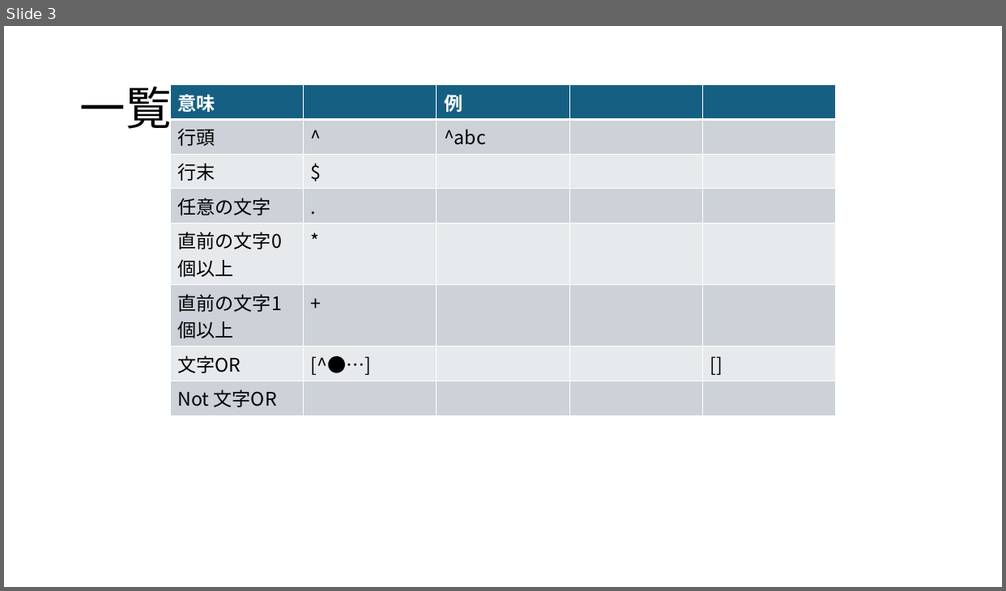
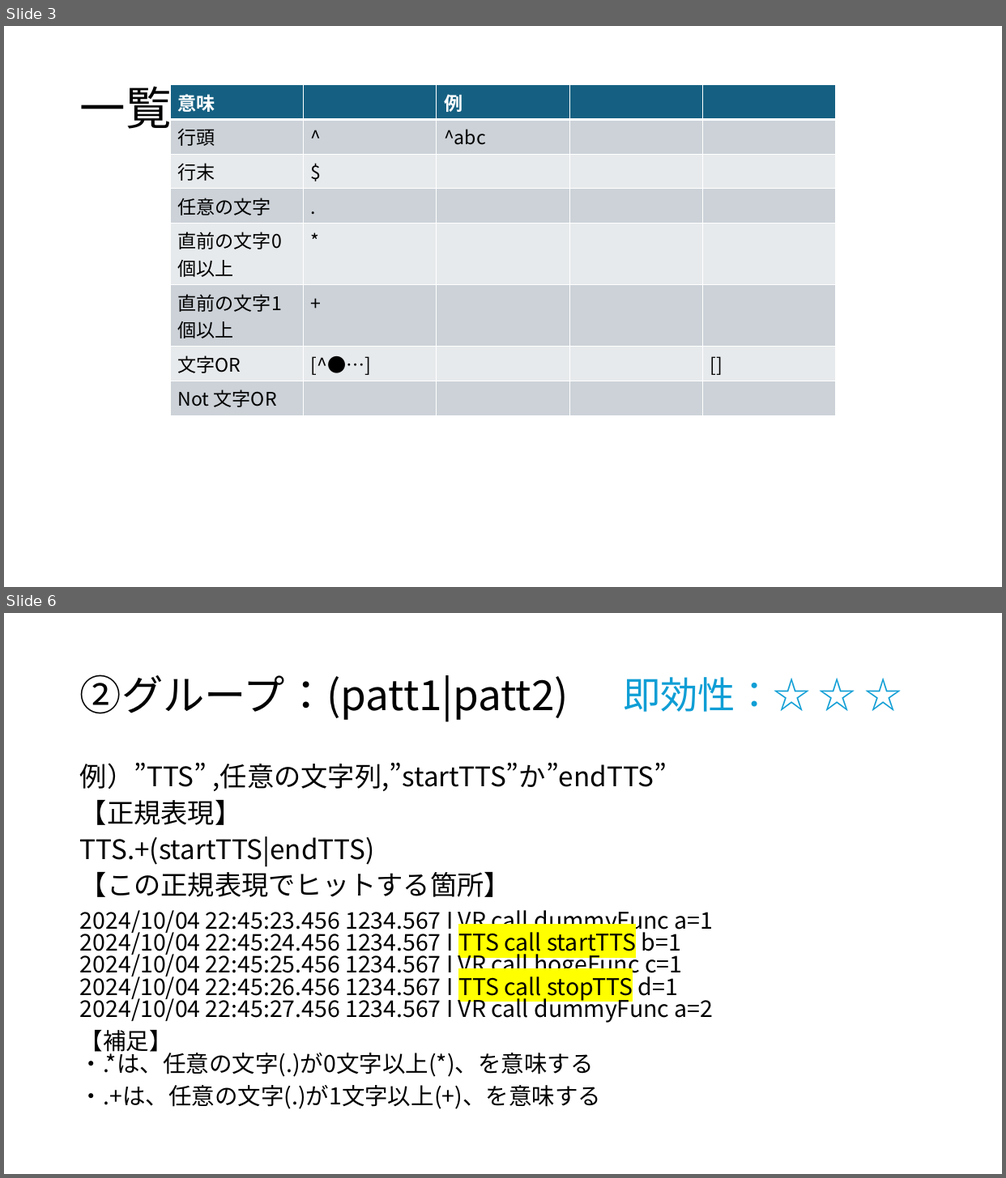
Before and after one commit to koga-miko/misc, a slide deck: raspberry-pi-report/すぐに使える正規表現.pptx. Shown one above the other, each under a label of ours: slide 3 before the commit, slides 3 and 6 after it; the slides between them are not shown. The pictures are 1006x591 and 1006x1178 pixels, drawn with LibreOffice and Linux fonts; fonts in the diff are those of the drawing. Boxes give left, top, right and bottom in pixels: in the first picture for what was removed or moved away, otherwise in the second. Text is boxed around its words. In the diff, an @@ line names an element or a change of style, - is before the commit and + after.

```diff
--- a/raspberry-pi-report/すぐに使える正規表現.pptx
+++ b/raspberry-pi-report/すぐに使える正規表現.pptx
@@ slide 6 added at (4,613,1002,1174), background #FFFFFF @@
@@ title added at (80,675,569,721), 40 pt, text #000000 @@
+②グループ：(patt1|patt2)
@@ text added at (623,677,810,712), 36 pt, text #0F9ED5 @@
+即効性：☆ ☆ ☆
@@ text added at (80,763,714,1110), 22.2 pt, text #000000 @@
+例）”TTS” ,任意の文字列,”startTTS”か”endTTS”
+【正規表現】
+TTS.+(startTTS|endTTS)
+【この正規表現でヒットする箇所】
+2024/10/04 22:45:23.456 1234.567 I VR call dummyFunc a=1
+2024/10/04 22:45:24.456 1234.567 I TTS call startTTS b=1
+2024/10/04 22:45:25.456 1234.567 I VR call hogeFunc c=1
+2024/10/04 22:45:26.456 1234.567 I TTS call stopTTS d=1
+2024/10/04 22:45:27.456 1234.567 I VR call dummyFunc a=2
+【補足】
+・.*は、任意の文字(.)が0文字以上(*)、を意味する
+・.+は、任意の文字(.)が1文字以上(+)、を意味する
```
Also in this commit, not shown: 1 slide changed, 2 other slides added, 1 slide removed.
